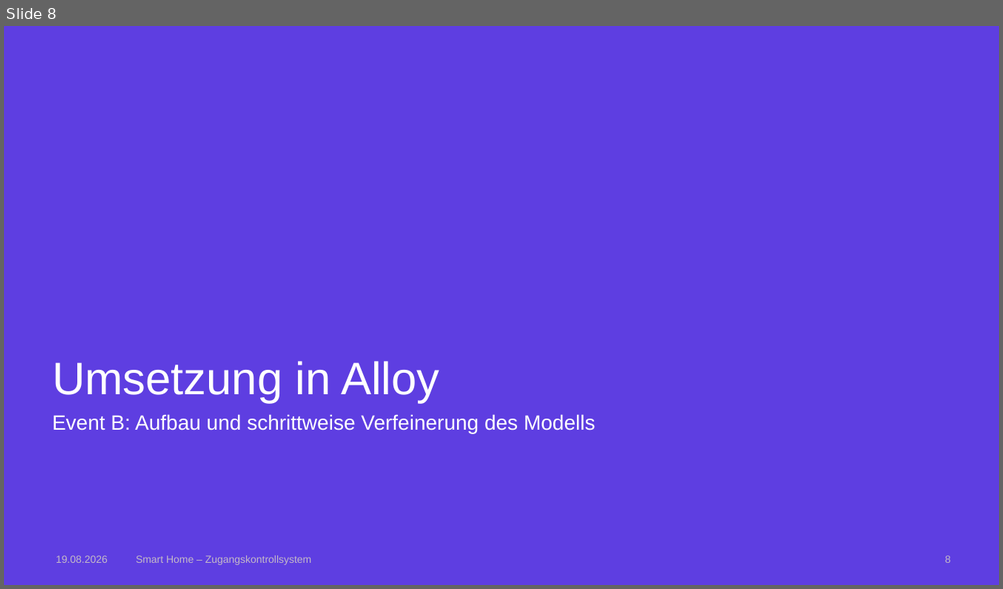
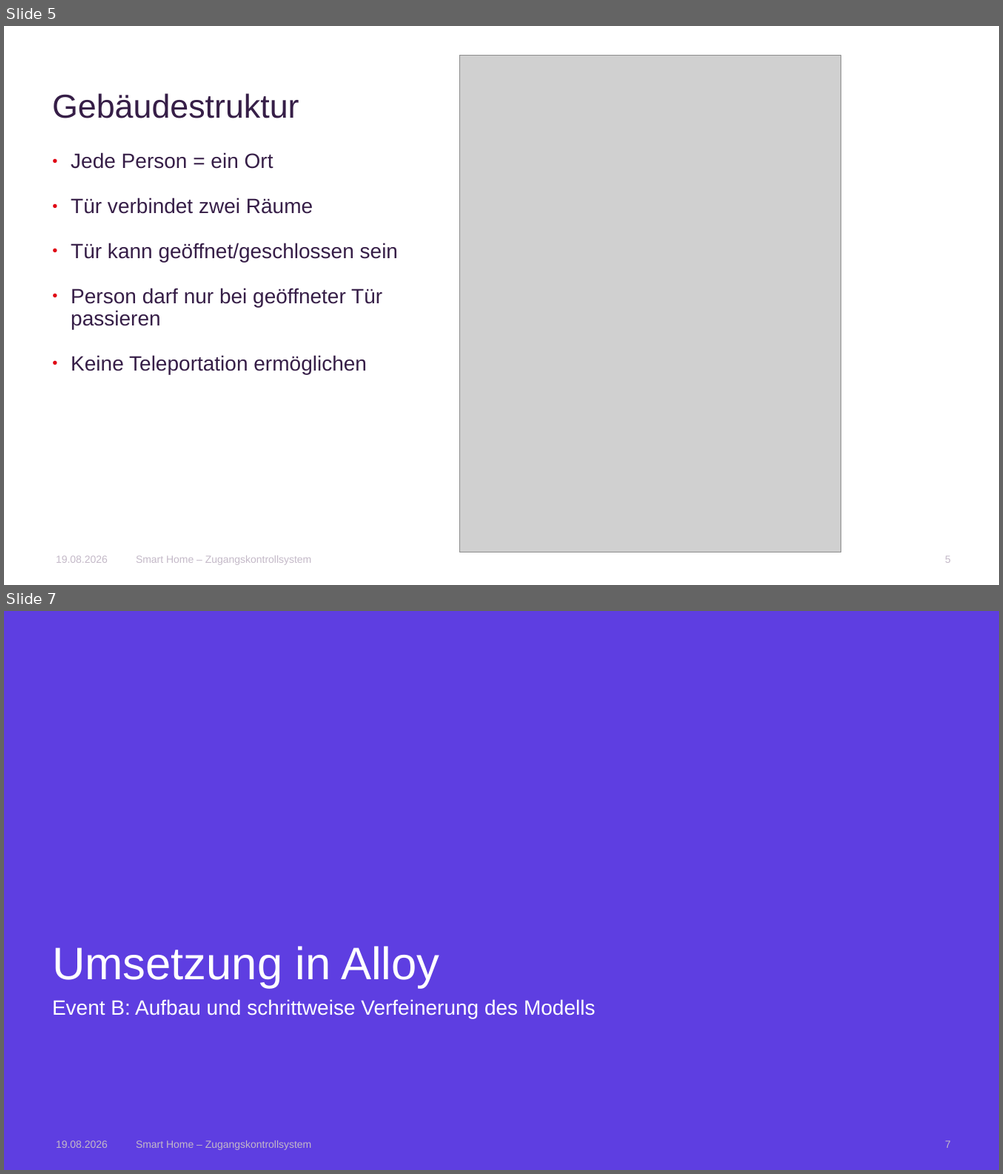
Before and after one commit to AnnaLiviaMartin/rs-smart-home, a slide deck: presentation/Smart_Home_Zugangskontrollsystem.pptx. Shown one above the other, each under a label of ours: slide 8 before the commit, slides 5 and 7 after it; the slides between them are not shown. The pictures are 1003x589 and 1003x1174 pixels, drawn with LibreOffice and Linux fonts; fonts in the diff are those of the drawing; grey boxes stand for pictures; background and template pictures are left out. Boxes give left, top, right and bottom in pixels: in the first picture for what was removed or moved away, otherwise in the second. Text is boxed around its words. In the diff, an @@ line names an element or a change of style, - is before the commit and + after.

```diff
--- a/presentation/Smart_Home_Zugangskontrollsystem.pptx
+++ b/presentation/Smart_Home_Zugangskontrollsystem.pptx
@@ slide 5 added at [4, 26, 999, 585], background #FFFFFF @@
@@ picture added at [459, 55, 841, 553] @@
@@ title added at [52, 93, 299, 118], 32 pt, text #361E47 @@
+Gebäudestruktur
@@ text added at [71, 153, 398, 375], 20 pt, text #361E47 @@
+● Jede Person = ein Ort
+● Tür verbindet zwei Räume
+● Tür kann geöffnet/geschlossen sein
+● Person darf nur bei geöffneter Tür passieren
+● Keine Teleportation ermöglichen
@@ text added at [56, 556, 108, 563], 10 pt, text #C4B9C8 @@
+19.08.2026
@@ text added at [136, 556, 312, 565], 10 pt, text #C4B9C8 @@
+Smart Home – Zugangskontrollsystem
@@ page number added at [945, 556, 950, 563], 10 pt, text #C4B9C8 @@
+5
@@ what was slide 8 is now slide 7 @@
@@ page number at [945, 1141, 950, 1148]: text changed @@
-8
+7
```
Also in this commit, not shown: 7 slides changed, 2 other slides added, 4 slides removed.
